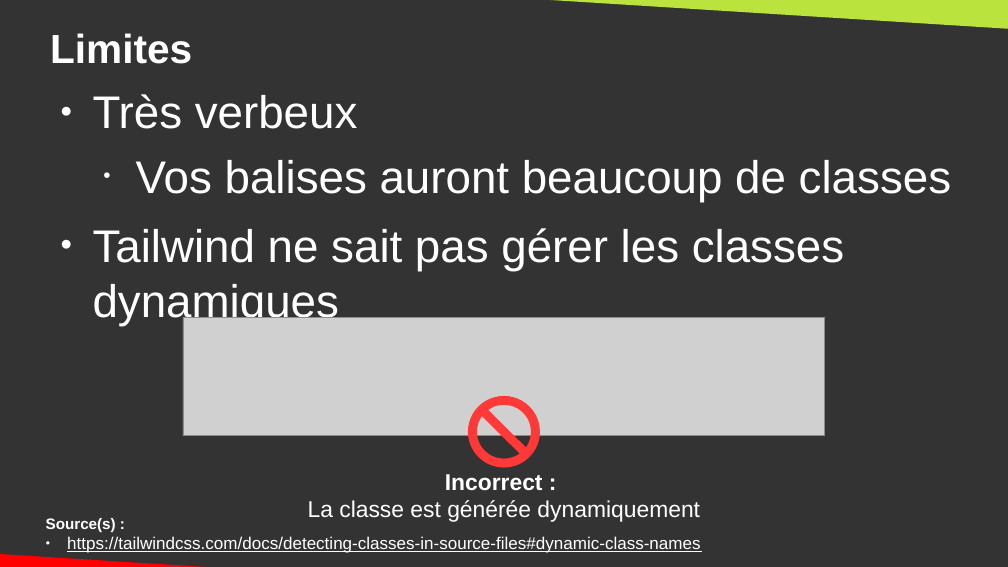
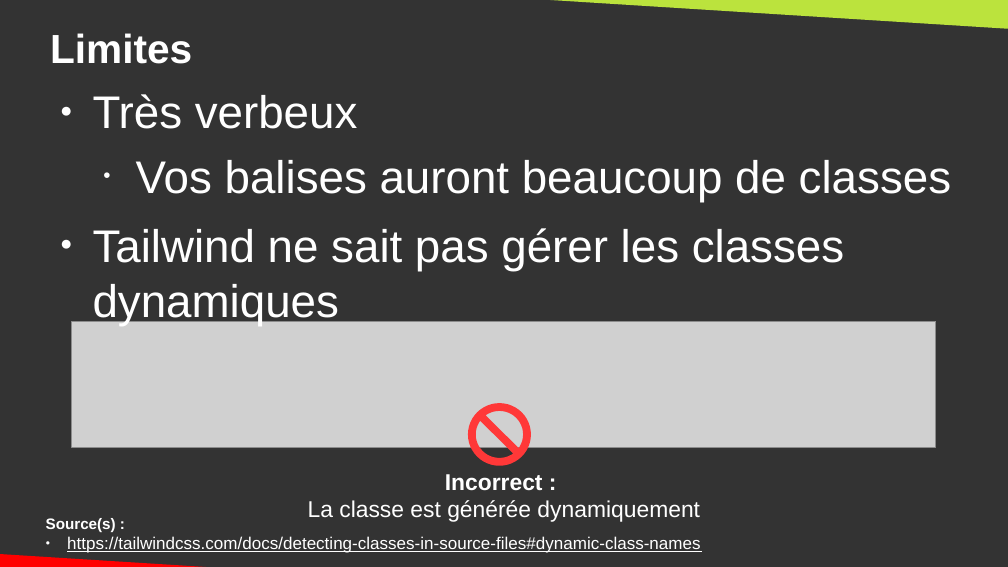
Before and after one commit to DanYellow/cours, a slide deck: slide 19 of integration-web-s2/cours-magistraux/numero-1/presentation.odp. Drawn at 1008x567 pixels with LibreOffice and Linux fonts; fonts in the diff are those of the drawing; grey boxes stand for pictures. Boxes give left, top, right and bottom in pixels: in the first picture for what was removed or moved away, otherwise in the second. Text is boxed around its words. In the diff, an @@ line names an element or a change of style, - is before the commit and + after.

```diff
--- a/integration-web-s2/cours-magistraux/numero-1/presentation.odp
+++ b/integration-web-s2/cours-magistraux/numero-1/presentation.odp
@@ picture: place and size @@
-picture at [183,317,825,435]
+picture at [72,321,937,447]
@@ no-entry sign: place and size @@
-no-entry sign at [468,396,541,467]
+no-entry sign at [468,403,531,466]
```
Also in this commit, not shown: 1 other slide changed, 1 slide added, 1 other file.
